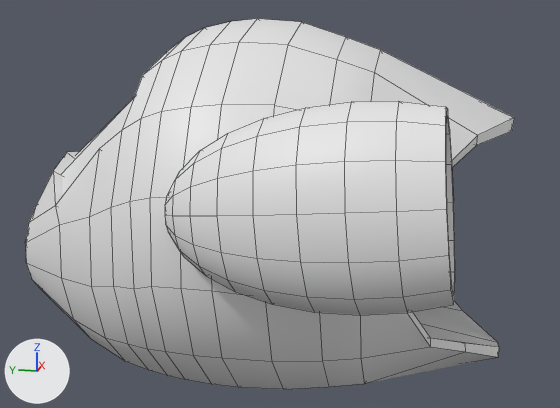
A saved change to the FBX model First Person Puzzler/Assets/Art/Models/EscapePod.fbx.
Before and after are seen from a 50 mm camera at (-1.267, -0.368, 0.487) aimed at (0.006, -0.114, 0.168). Every picture has the same lights, and +X, +Y and +Z are marked at lower left. Mesh edges are drawn as thin lines. Materials are left out; every surface is plain grey. Where no turn or scale is listed for an object, it has been applied to the vertices.

The first picture shows 'EscapePod_Window_2', 'EscapePod_shell'.
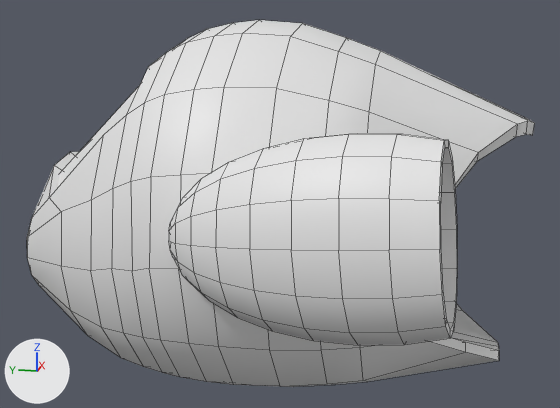
Where the newer file only moved an object's origin or applied its transform, the numbers keep the older frame.

Location of each change, [x1, y1, x2, y2] in pixels of the pictures (560 x 408 px; the box of a moved part takes in the faces that stretch with it):
'EscapePod_shell', reshaped
    before: [25, 19, 514, 389]
    after: [27, 20, 535, 387]
'EscapePod_Window_2', reshaped
    before: [62, 98, 134, 195]
    after: [58, 85, 140, 187]
part 1 of me_mesh_012, rebuilt
    before: [165, 102, 455, 315]
    after: [169, 133, 457, 345]
part 2 of me_mesh_012, moved or reshaped
    before: [25, 19, 514, 389]
    after: [27, 20, 535, 387]

What the commit changed:
me_mesh_012 is used by ob_escapepod_shell; location (0.006, -0.065, 0.17).
me_mesh_012 had 663 vertices, 679 faces and spanned x -0.416..0.416, y -0.427..0.427, z -0.308..0.308.
me_mesh_012 now has 704 vertices, 730 faces and spans x -0.428..0.416, y -0.456..0.427, z -0.306..0.306.
me_mesh_012 part 1: the loose piece of 169 vertices spanning x -0.416..-0.226, y -0.338..0.046, z -0.057..0.213 is rebuilt with 169 vertices and now spans x -0.428..-0.233, y -0.341..0.044, z -0.094..0.176.
me_mesh_012 part 2: 164 vertices moved from x -0.31..0.013, y -0.427..0.427, z -0.308..0.308 to x -0.295..0.013, y -0.456..0.427, z -0.306..0.306; 9 vertices removed from x -0.259..-0.009, y -0.262..0.427, z -0.09..0.165; 50 vertices added at x -0.315..-0.006, y -0.427..0.427, z -0.106..0.221.
me_mesh_015 has 20 vertices, 18 faces and spans x -0.207..0.207, y -0.109..0.109, z -0.134..0.134.
me_mesh_015 is used by ob_escapepod_window_2; location (-0.012, 0.153, 0.29).
Part 3, on me_mesh_015:
Vertex 0 of me_mesh_015 moves from (0.022, 0.079, -0.074) to (0.012, 0.078, -0.078).
Vertex 2 of me_mesh_015 moves from (0.019, -0.108, 0.108) to (0.012, -0.107, 0.107).
Vertex 4 of me_mesh_015 moves from (0.022, -0.097, 0.134) to (0.012, -0.097, 0.131).
Vertex 6 of me_mesh_015 moves from (0.022, 0.109, -0.053) to (0.012, 0.109, -0.056).
Vertex 12 of me_mesh_015 moves from (-0.069, 0.106, -0.081) to (-0.065, 0.098, -0.069) at pixel (58, 174).
Vertex 13 of me_mesh_015 moves from (-0.059, 0.072, -0.106) to (-0.058, 0.072, -0.092).
Vertex 14 of me_mesh_015 moves from (-0.078, -0.097, 0.086) to (-0.079, -0.109, 0.102).
Vertex 15 of me_mesh_015 moves from (-0.089, -0.092, 0.106) to (-0.087, -0.101, 0.125).
Vertex 16 of me_mesh_015 moves from (-0.143, 0.061, -0.117) to (-0.13, 0.081, -0.111).
Vertex 17 of me_mesh_015 moves from (-0.125, 0.036, -0.13) to (-0.118, 0.056, -0.134).
Vertex 18 of me_mesh_015 moves from (-0.188, -0.086, 0.003) to (-0.171, -0.091, 0.024).
Vertex 19 of me_mesh_015 moves from (-0.207, -0.081, 0.019) to (-0.183, -0.082, 0.046).
